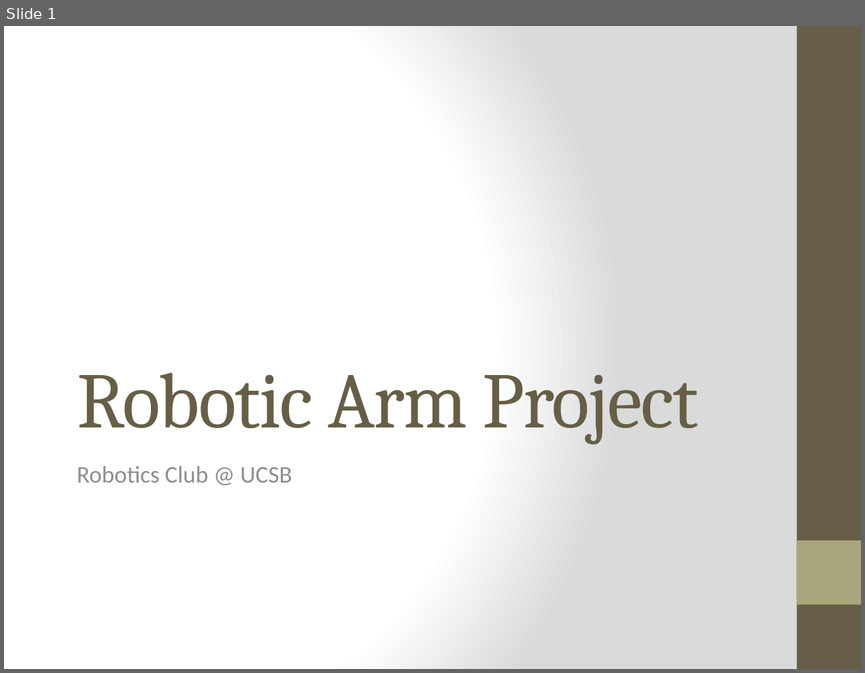
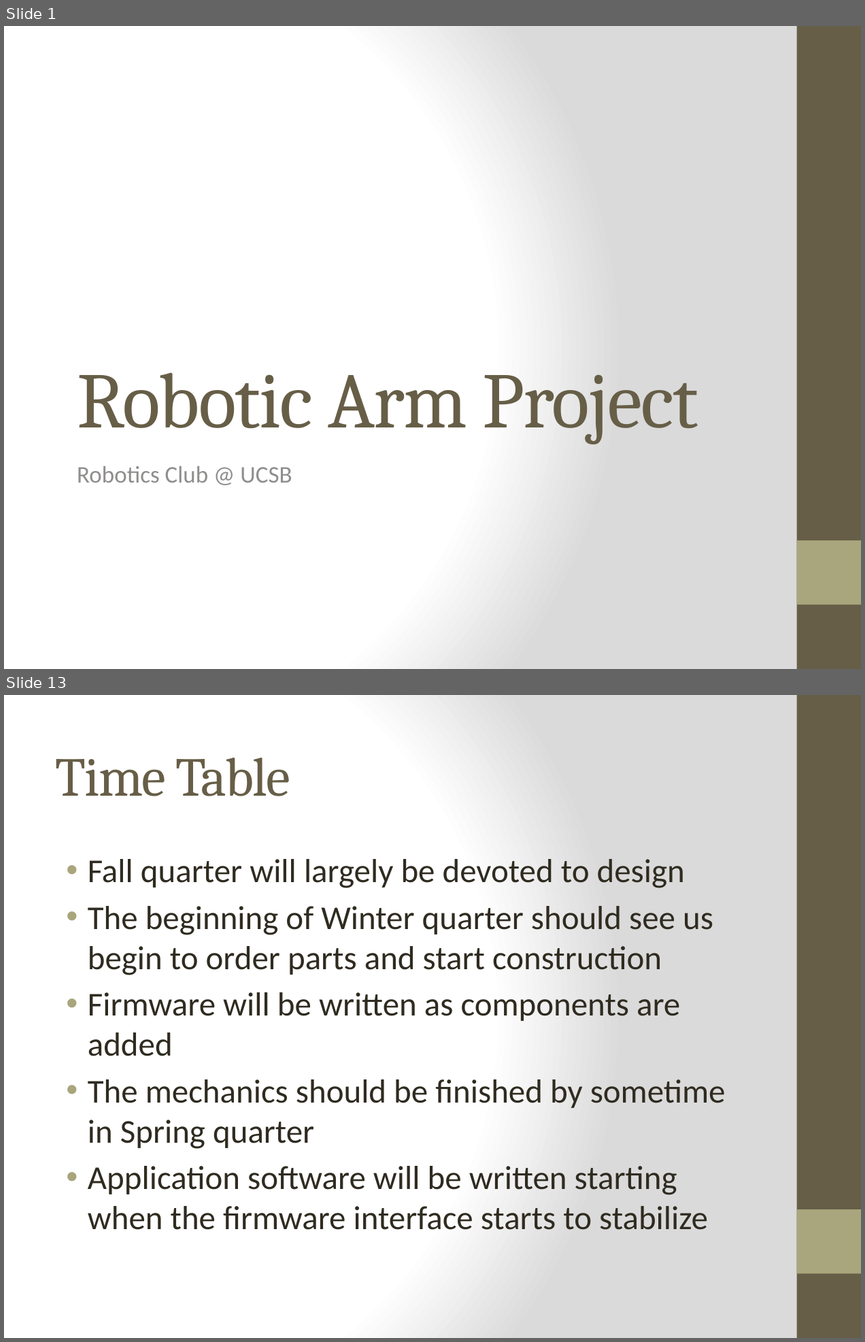
Before and after one commit to UCSBRoboticsClub/robotic-arm, a slide deck: UCSB Robotic Arm Project.pptx. Shown one above the other, each under a label of ours: slide 1 before the commit, slides 1 and 13 after it; the slides between them are not shown. The pictures are 865x673 and 865x1342 pixels, drawn with LibreOffice and Linux fonts; fonts in the diff are those of the drawing. Boxes give left, top, right and bottom in pixels: in the first picture for what was removed or moved away, otherwise in the second. Text is boxed around its words. In the diff, an @@ line names an element or a change of style, - is before the commit and + after.

```diff
--- a/UCSB Robotic Arm Project.pptx
+++ b/UCSB Robotic Arm Project.pptx
@@ slide 13 added at (4,695,861,1338), background gradient #FFFFFF to #DADADA; not listed: 2 template elements that a slide beside it also shows @@
@@ title added at (56,758,291,796), 46 pt, text #675E47 @@
+Time Table
@@ text added at (88,859,725,1229), 28 pt, text #2F2B20 @@
+• Fall quarter will largely be devoted to design
+• The beginning of Winter quarter should see us begin to order parts and start construction
+• Firmware will be written as components are added
+• The mechanics should be finished by sometime in Spring quarter
+• Application software will be written starting when the firmware interface starts to stabilize
```
Also in this commit, not shown: 9 slides changed, 2 other slides added, 6 other files.
